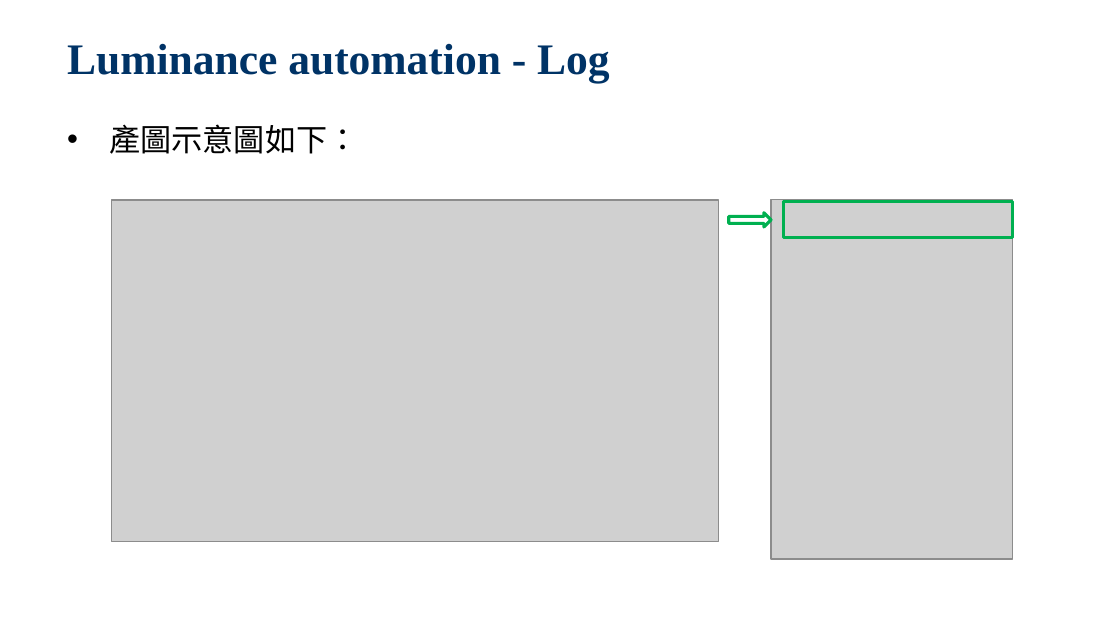
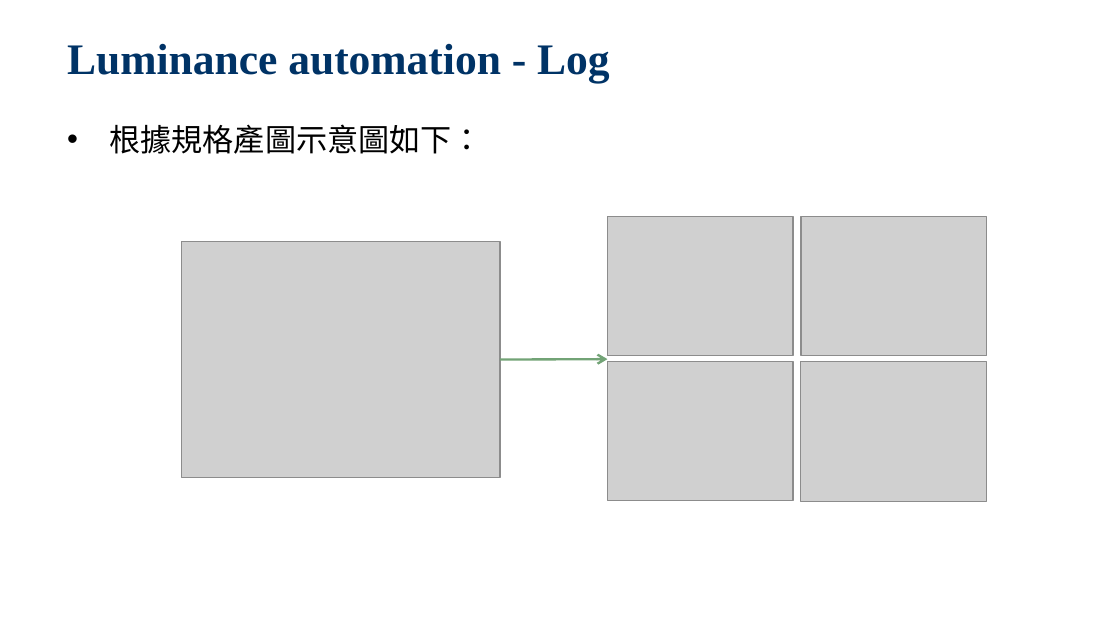
Before and after one commit to jackiejay888/automation, a slide deck: slide 22 of kpi/Automation Testing/Automation Testing_20200722.pptx. Drawn at 1120x630 pixels with LibreOffice and Linux fonts; fonts in the diff are those of the drawing; grey boxes stand for pictures; background and template pictures are left out. Boxes give left, top, right and bottom in pixels: in the first picture for what was removed or moved away, otherwise in the second. Text is boxed around its words. In the diff, an @@ line names an element or a change of style, - is before the commit and + after.

Commit message:
Add the Automation Testing Final

```diff
--- a/kpi/Automation Testing/Automation Testing_20200722.pptx
+++ b/kpi/Automation Testing/Automation Testing_20200722.pptx
@@ text at (x1=109, y1=124, x2=483, y2=154): text changed @@
-• 產圖示意圖如下：
+• 根據規格產圖示意圖如下：
@@ picture removed at (x1=112, y1=200, x2=719, y2=542) @@
@@ picture removed at (x1=771, y1=200, x2=1011, y2=560) @@
@@ rectangle removed at (x1=783, y1=202, x2=1011, y2=237) @@
@@ picture added at (x1=607, y1=216, x2=793, y2=355) @@
@@ right arrow removed at (x1=729, y1=213, x2=772, y2=227) @@
@@ picture added at (x1=801, y1=216, x2=987, y2=355) @@
@@ picture added at (x1=181, y1=242, x2=500, y2=478) @@
@@ arrow added from (500, 360) to (607, 360), #72A376 1.5 pt @@
@@ picture added at (x1=607, y1=362, x2=793, y2=501) @@
@@ picture added at (x1=801, y1=362, x2=987, y2=502) @@
```
Also in this commit, not shown: 5 other slides changed, 1 other file.
